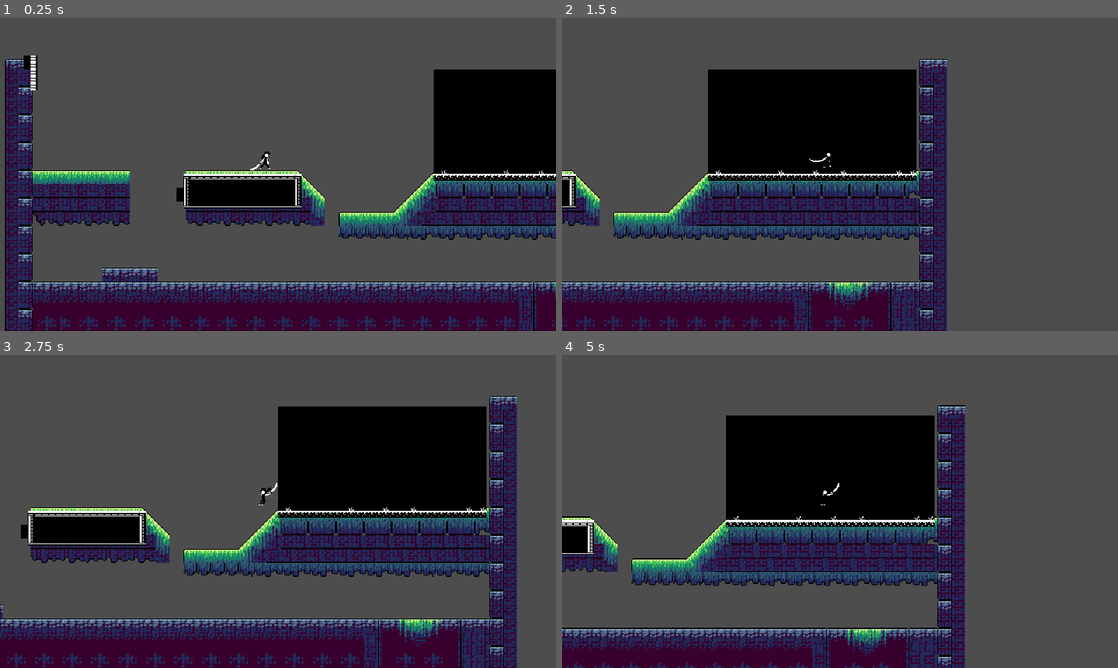
Above: before the commit, frames 1-4 (two rows, left to right).
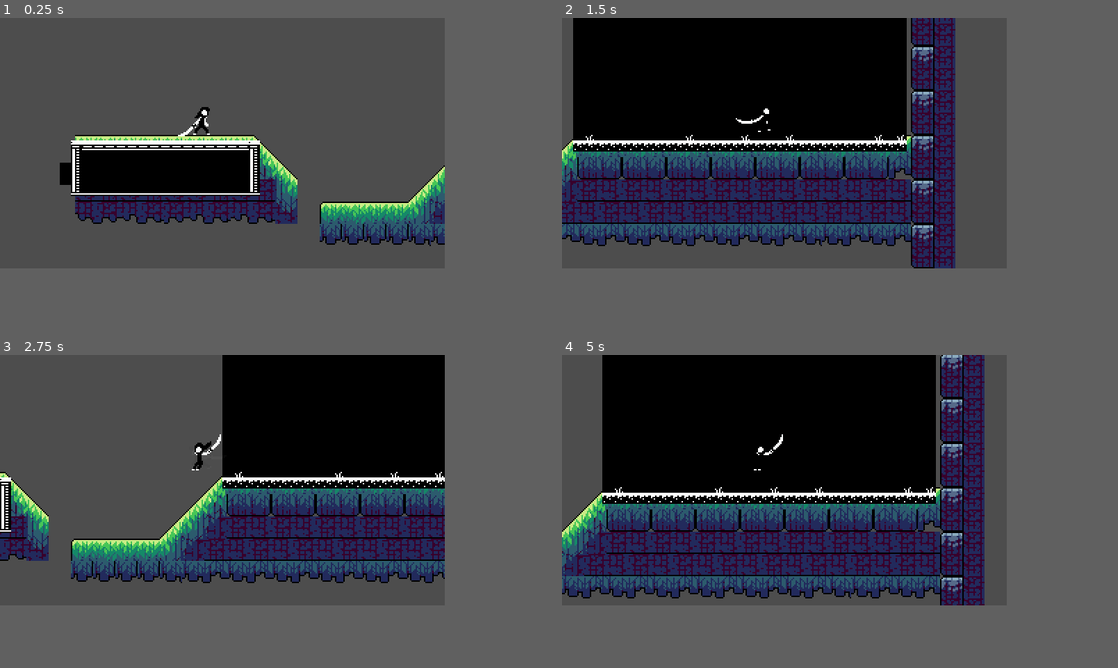
Above: after the commit, the same moments.

Repository: MaybeAnAdult/PioInteractiveGame1
Game: Godot game, scene res://node_2d.tscn
Two runs of this game, one before a commit and one after it. Both use one fixed random seed, a clock stepped at 60 frames per second and the inputs below.
Inputs (mouse positions are in pixels of both pictures, inside the frame that each line leads up to):
- Up to frame 1 (0.25 s): no input
- Up to frame 2 (1.5 s): move the mouse to (962, 158) at 0.52 s; hold Right (move_right) from 0.53 s (still down); tap A (attack) at 0.6 s; tap Space (jump) at 0.77 s; tap D (dash) at 0.8, 1.35 s; move the mouse to (728, 190) at 1.27 s
- Up to frame 3 (2.75 s): tap Space (jump) at 1.52 s; tap A (attack) at 1.55, 2.1 s; move the mouse to (333, 442) at 2.02 s; release Right (move_right) at 2.03 s; hold Left (move_left) from 2.03 s (still down); tap D (dash) at 2.3 s
- Up to frame 4 (5 s): move the mouse to (812, 574) at 2.77 s; release Left (move_left) at 2.78 s; hold Right (move_right) 2.78-4.28 s; tap D (dash) at 2.85, 3.8, 4.35 s; tap Space (jump) at 3.02, 3.77, 4.52 s; tap A (attack) at 3.05, 3.6, 4.55 s; move the mouse to (1006, 558) at 3.52 s; move the mouse to (673, 464) at 4.27 s; hold Left (move_left) from 4.28 s (still down)
In our replay, the window is 800x450 before the commit and 640x360 after it. These sizes can differ from the game's own. Grey fills any space a smaller window leaves; there, only what the larger window draws over its background counts as a difference.

The runs differ from the first frame. In frame 1, 44% of the frame differs, in the area x 0-100%, y 0-100%; in frame 2, 48%; in frame 3, 50%; in frame 4, 50%, in the area x 0-76%, y 0-100%.

Commit message:
started to add color features

Diff:
--- a/pio-interactive-game-1-placeholder/Scripts/animate.gd
+++ b/pio-interactive-game-1-placeholder/Scripts/animate.gd
@@ -5,6 +5,9 @@
 @export var sprite: AnimatedSprite2D
 @export_subgroup("Dash Reference")  #drag Dash node here for clean access
 @export var dash_component: DashComponent
+@export_subgroup("Attack Reference")  # Add this line + drag AttackComponent
+@export var attack_component: AttackComponent
+
 
 func handle_horizontal_flip(move_direction: float) -> void:
 	if move_direction > 0:
@@ -14,9 +17,12 @@
 
 
 func update_animation(move_direction: float, is_jumping: bool, is_falling: bool):
-	# Always flip based on direction (even during attacks)
-	handle_horizontal_flip(move_direction)
 
+
+	# Flip ONLY if NOT dashing/attacking (NO TURNING during attack!)
+	if not (dash_component and dash_component.is_currently_dashing()) \
+		and not (attack_component and attack_component.is_attacking()):
+		handle_horizontal_flip(move_direction)
 # HIGHEST PRIORITY: Dash (new!)
 	if dash_component and dash_component.is_currently_dashing():
 		if sprite.animation != "dash":
--- a/pio-interactive-game-1-placeholder/Scripts/attack.gd
+++ b/pio-interactive-game-1-placeholder/Scripts/attack.gd
@@ -19,6 +19,12 @@
 var hit_objects: Array[Node2D] = []            # Track hit enemies (no double-hits)
 
 @onready var sprite: AnimatedSprite2D = $"../AnimatedSprite2D"
+
+func is_attacking() -> bool:
+	if not sprite or not sprite.is_playing():
+		return false
+	var anim = sprite.animation
+	return anim in ["attack1", "attack2", "attack3", "crouch_attack"]
 
 func _ready():
 	sprite.animation_finished.connect(_on_animation_finished)
--- a/pio-interactive-game-1-placeholder/Scripts/gravity.gd
+++ b/pio-interactive-game-1-placeholder/Scripts/gravity.gd
@@ -9,14 +9,14 @@
 var is_falling: bool = false
 
 func handle_gravity(body: CharacterBody2D, delta: float) -> void:
-	print("gravity called | is_dashing = ", dash_component.is_dashing if dash_component else "null dash ref")
+	#print("gravity called | is_dashing = ", dash_component.is_dashing if dash_component else "null dash ref")
 
 	if dash_component and dash_component.is_dashing and dash_component.disable_gravity_during_dash:
 		is_falling = false
-		print("→ gravity SKIPPED")
+		#print("→ gravity SKIPPED")
 		return
 
-	print("→ gravity APPLIED")
+	#print("→ gravity APPLIED")
 	if not body.is_on_floor():
 		body.velocity.y += gravity * delta
 	is_falling = body.velocity.y > 0 and not body.is_on_floor()
--- a/pio-interactive-game-1-placeholder/Scripts/movement.gd
+++ b/pio-interactive-game-1-placeholder/Scripts/movement.gd
@@ -1,21 +1,43 @@
+# FULL UPDATED MovementComponent.gd (replace entire file)
 class_name MovementComponent
 extends Node
 
 @export_subgroup("Settings")
 @export var speed: float = 400
 @export var acceleration := 0.02
-@export var friction := 0.9  # Changed: higher = less friction (0.9 means keep 90% of speed)
+@export var friction := 0.9
+
+@export_subgroup("Attack Lock")
+@export var attack_component: AttackComponent
+@export var dash_component: DashComponent
+@export var attack_speed_mult: float = 0.3  # Tune: 0.2 = crawl, 0.5 = brisk
+@export var attack_friction: float = 0.95   # High = smooth forward slide
 
 func handle_horizontal_movement(body: CharacterBody2D, direction: float) -> void:
-	if get_parent().get_node("dash").is_dashing:
-		return  # No air control during dash
-# Apply friction when no input OR changing direction
+	# No control during dash
+	if dash_component and dash_component.is_currently_dashing():
+		return
+
+	# ATTACK LOCK: Slow slide in facing direction ONLY (no turning!)
+	if attack_component and attack_component.is_attacking():
+		var sprite = body.get_node("AnimatedSprite2D")
+		var facing_dir = -1.0 if sprite.flip_h else 1.0
+
+		# Heavy friction → natural slowdown + forward commitment
+		body.velocity.x *= attack_friction
+
+		# Accelerate ONLY forward (input ignored for turning)
+		var target_speed = speed * attack_speed_mult
+		if abs(body.velocity.x) < target_speed:
+			body.velocity.x += facing_dir * target_speed * acceleration
+		return
+
+	# NORMAL movement (your original logic)
 	if direction == 0 or sign(direction) != sign(body.velocity.x):
 		body.velocity.x *= friction
 
-# Accelerate up to max speed
 	if abs(body.velocity.x) < speed:
 		body.velocity.x += direction * speed * acceleration
-#Return to speed after changing
+
 	if abs(body.velocity.x) > speed:
-		body.velocity.x = body.velocity.x * friction
+		body.velocity.x *= friction
--- a/pio-interactive-game-1-placeholder/playercomponent.tscn
+++ b/pio-interactive-game-1-placeholder/playercomponent.tscn
@@ -14,7 +14,7 @@
 size = Vector2(20.5, 34)
 
 [sub_resource type="RectangleShape2D" id="RectangleShape2D_kpjcp"]
-size = Vector2(13.953125, 21)
+size = Vector2(13.953125, 20)
 
 [sub_resource type="AtlasTexture" id="AtlasTexture_7mihv"]
 atlas = ExtResource("2_twkuv")
@@ -510,13 +510,12 @@
 shape = SubResource("RectangleShape2D_esyyk")
 
 [node name="CollisionShape2D" type="CollisionShape2D" parent="Player" unique_id=1047164644]
-position = Vector2(0, 5.5)
+position = Vector2(0, 5)
 shape = SubResource("RectangleShape2D_kpjcp")
 
 [node name="AnimatedSprite2D" type="AnimatedSprite2D" parent="Player" unique_id=1911977380]
 sprite_frames = SubResource("SpriteFrames_wi0c6")
-animation = &"attack2"
-frame = 1
+animation = &"crouch_attack"
 
 [node name="AnimationPlayer" type="AnimationPlayer" parent="Player/AnimatedSprite2D" unique_id=1997337101]
 root_node = NodePath("../../..")
@@ -536,13 +535,15 @@
 [node name="jump" type="Node" parent="Player" unique_id=1055137108]
 script = ExtResource("10_mr4rg")
 
-[node name="movement" type="Node" parent="Player" unique_id=1167663895]
+[node name="movement" type="Node" parent="Player" unique_id=1167663895 node_paths=PackedStringArray("dash_component")]
 script = ExtResource("11_sb71o")
-
-[node name="animate" type="Node" parent="Player" unique_id=1180928118 node_paths=PackedStringArray("sprite", "dash_component")]
+dash_component = NodePath("../dash")
+
+[node name="animate" type="Node" parent="Player" unique_id=1180928118 node_paths=PackedStringArray("sprite", "dash_component", "attack_component")]
 script = ExtResource("12_1v1y8")
 sprite = NodePath("../AnimatedSprite2D")
 dash_component = NodePath("../dash")
+attack_component = NodePath("../attack")
 
 [node name="dash" type="Node" parent="Player" unique_id=1417286952]
 script = ExtResource("13_tfb15")
--- a/pio-interactive-game-1-placeholder/project.godot
+++ b/pio-interactive-game-1-placeholder/project.godot
@@ -17,8 +17,8 @@
 
 [display]
 
-window/size/viewport_width=640
-window/size/viewport_height=360
+window/size/viewport_width=320
+window/size/viewport_height=180
 window/size/window_width_override=1280
 window/size/window_height_override=720
 window/stretch/mode="viewport"
